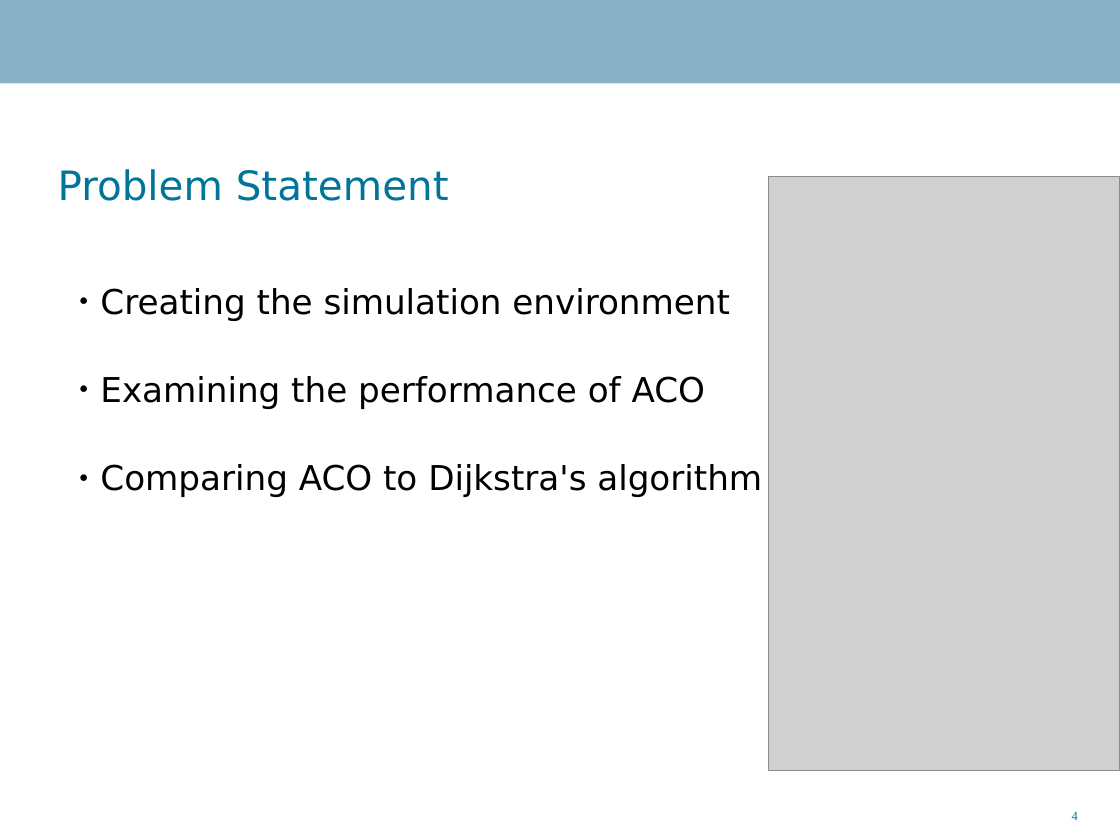
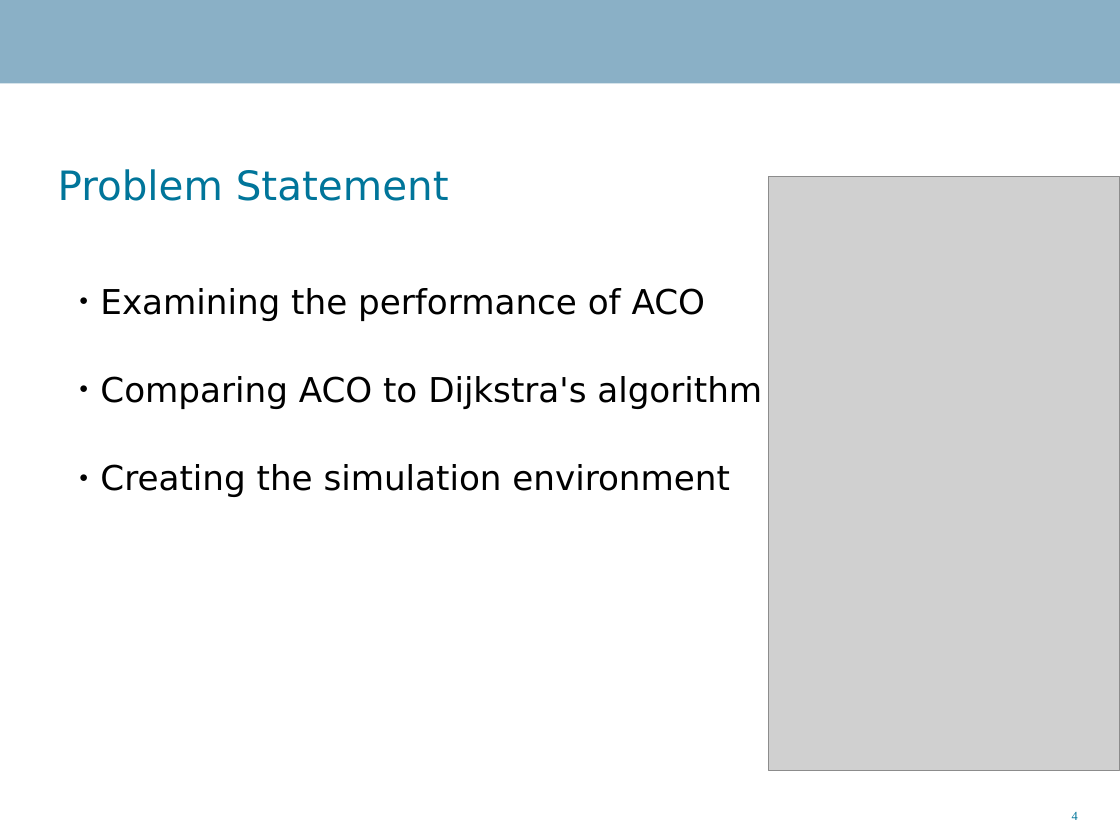
Before and after one commit to Danidude/Master-Thesis, a slide deck: slide 4 of Report/IKT 590 Master Thesis.odp. Drawn at 1120x840 pixels with LibreOffice and Linux fonts; fonts in the diff are those of the drawing; grey boxes stand for pictures; background and template pictures are left out. Boxes give left, top, right and bottom in pixels: in the first picture for what was removed or moved away, otherwise in the second. Text is boxed around its words. In the diff, an @@ line names an element or a change of style, - is before the commit and + after.

Commit message:
Added changes 5

```diff
--- a/Report/IKT 590 Master Thesis.odp
+++ b/Report/IKT 590 Master Thesis.odp
@@ text at <box>100,288,730,321</box>: paragraph removed @@
-● Creating the simulation environment
@@ text at <box>100,464,730,497</box>: paragraph added @@
+● Creating the simulation environment
```
